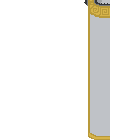
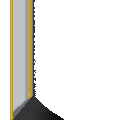
The second 120×140 image is a revision of the first. Changes to its layers:
added layer "Ebene 10" above "Ebene 5" over [10, 0, 64, 120]
hid "Ebene 6", painted on it over [84, 0, 110, 140]
